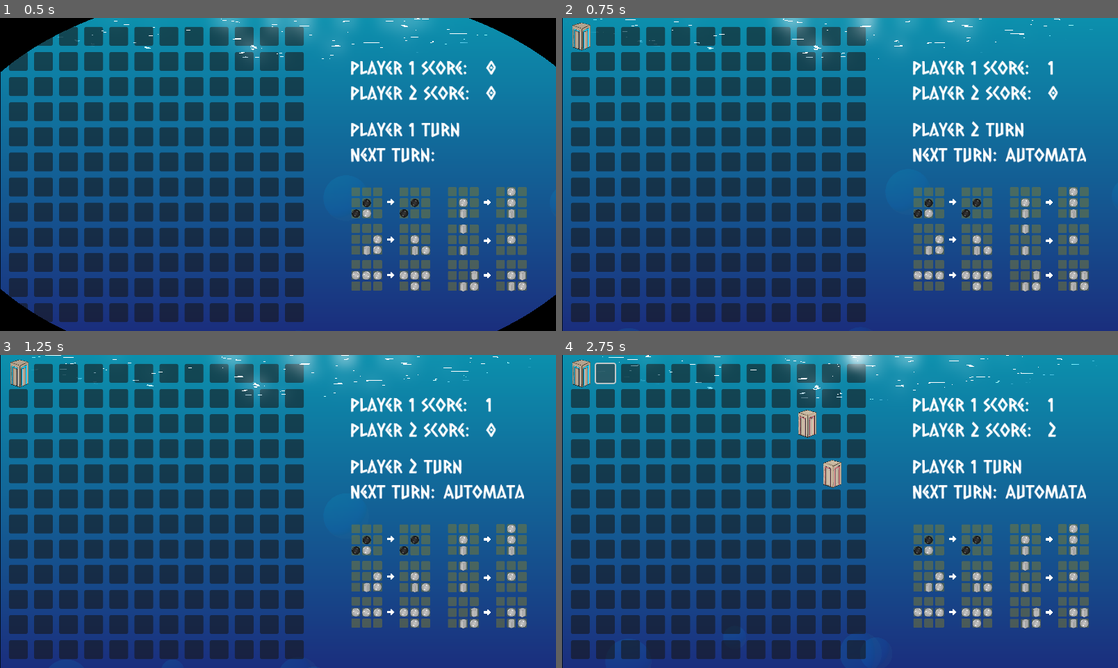
Above: before the commit, frames 1-4 (two rows, left to right).
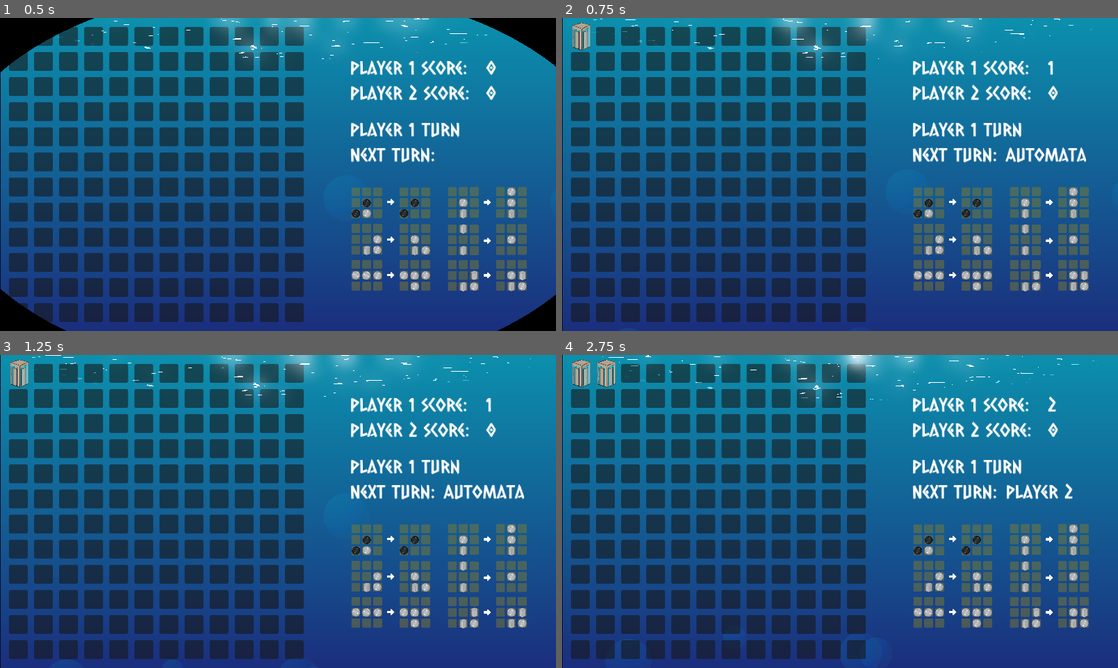
Above: after the commit, the same moments.

Repository: BeadsInCheese/CellularBubbleState
Game: Godot game, scene res://MainGame.tscn
Two runs of this game, one before a commit and one after it. Both use one fixed random seed, a clock stepped at 60 frames per second and the inputs below. This scene is started directly instead of the project's main scene.
Inputs (mouse positions are in pixels of both pictures, inside the frame that each line leads up to):
- Up to frame 1 (0.5 s): no input
- Up to frame 2 (0.75 s): click (578, 36) at 0.52 s
- Up to frame 3 (1.25 s): no input
- Up to frame 4 (2.75 s): click (606, 373) at 1.27 s; click (606, 373) at 2.02 s

Frame 1 is identical in both runs. In frame 2, 0.3% of the frame differs, in the area x 73-84%, y 32-39%; in frame 3, 0.3%; in frame 4, 1.4%, in the area x 5-95%, y 1-47%.

Commit message:
added quick and dirty multiplayer agent

Diff:
--- a/gamejam2025/AI/AgentBase.gd
+++ b/gamejam2025/AI/AgentBase.gd
@@ -1,7 +1,10 @@
 
 class_name AgentBase
 var isPlayer=false
+signal moveMade(board:Board)
 var playerType=1
+func init(board:Board):
+	pass
 func makeMove(observation:Board):
 	pass
 # Called when the node enters the scene tree for the first time.
--- a/gamejam2025/AI/AutomataAgent.gd
+++ b/gamejam2025/AI/AutomataAgent.gd
@@ -4,6 +4,7 @@
 # Called when the node enters the scene tree for the first time.
 func makeMove(observation:Board):
 	observation.automata_step()
+	moveMade.emit(observation)
 func _ready() -> void:
 	pass # Replace with function body.
 
--- /dev/null
+++ b/gamejam2025/AI/MultiplayerAgent.gd
@@ -0,0 +1,102 @@
+extends AgentBase
+class_name MultiplayerAgent
+
+
+var client = StreamPeerTCP.new()
+var connected = false
+func init(board:Board):
+	await connect_to_server("127.0.0.1")
+	await syncronizeTurnOrder(board)
+func syncronizeTurnOrder(board:Board):
+	while connected:
+		if client.get_available_bytes() >= 4:
+			client.poll()
+			var x=client.get_32()
+			print("got data: "+str(x))
+
+			board.p1AgentInstance.moveMade.connect(sendOb)
+			#board.p2AgentInstance.moveMade.connect(syncronize)
+
+			if(x==1):
+				var temp=board.p1AgentInstance
+
+				board.p1AgentInstance=board.p2AgentInstance
+				board.p2AgentInstance=temp
+				return
+			else:
+				return
+		else:		# Sleep for a short duration to avoid busy-waiting
+			await board.get_tree().get_frame()
+
+
+
+func connect_to_server(host: String) -> void:
+	var err = await client.connect_to_host(host, 25565)
+	if err == OK:
+		connected = true
+		print("Connected to server")
+	else:
+		print("Failed to connect to server")
+
+func _blocking_read(observation:Board):
+	while connected:
+		if client.get_available_bytes() >= 4:
+			print("message")
+			client.poll()
+			var x=client.get_32()
+			var v=client.get_32()
+			print("Received data: ", x,"  , ",v)
+			return [x,v]
+		else:
+			# Sleep for a short duration to avoid busy-waiting
+			await observation.get_tree().process_frame
+func sendOb(ob:Board):
+	send(ob.lastMove[0],ob.lastMove[1])
+func send(x:float,v:int) -> bool:
+	print("sending data...")
+	client.put_32(x)
+	client.put_32(v)
+	print("Sent integers: ", x, ", ", v)
+	return true
+	print("connection lost")
+	return false
+func syncronize(observation:Board):
+	print("syncronizing...")
+	var temp=await _blocking_read(observation)
+	if(temp[0]==-1):
+		print("INVALID")
+		syncronize(observation)
+		return
+		pass
+	print(temp)
+	if(true or observation.gridList[temp[0]].tileType==0):
+		observation.gridList[temp[0]].setTileType(observation.turnOrder[observation.currentTurn].playerType)
+		done=true
+	else:
+		print("DESYNC")
+
+# Called when the node enters the scene tree for the first time.
+var done=false
+func makeMove(observation:Board):
+	while !done and connected:
+		client.poll()
+		if client.get_available_bytes() >0:
+				print("message")
+				var x=client.get_32()
+				var v=client.get_32()
+				print("Received data: ", x,"  , ",v)
+				observation.gridList[x].setTileType(observation.turnOrder[observation.currentTurn].playerType)
+
+				return [x,v]
+		if(observation!=null):
+			await observation.get_tree().process_frame
+		else:
+			return
+	pass
+	#await send(observation.lastMove[0],observation.lastMove[1])
+	#await syncronize(observation)
+
+
+# Called every frame. 'delta' is the elapsed time since the previous frame.
+func _process(delta: float) -> void:
+	pass
--- a/gamejam2025/AI/PlayerAgent.gd
+++ b/gamejam2025/AI/PlayerAgent.gd
@@ -6,9 +6,12 @@
 func makeMove(observation:Board):
 	makingMove=true
 	while makingMove:
-		await observation.get_tree().process_frame
+		if(observation!=null):
+			await observation.get_tree().process_frame
+		else:
+			return
 		#print((makingMove))
-
+	moveMade.emit(observation)
 func _ready() -> void:
 	pass
 
--- a/gamejam2025/AI/RandomAIAgent.gd
+++ b/gamejam2025/AI/RandomAIAgent.gd
@@ -12,6 +12,7 @@
 			if(offset>100000):
 				return
 	observation.gridList[(x+offset-1)%len(observation.gridList)].setTileType(playerType)
+	moveMade.emit(observation)
 # Called when the node enters the scene tree for the first time.
 func _ready() -> void:
 	pass # Replace with function body.
--- a/gamejam2025/Grid.gd
+++ b/gamejam2025/Grid.gd
@@ -16,8 +16,10 @@
 var currentTurn=0
 var player1Score = 0
 var player2Score = 0
+
+var lastMove=[-1,-1]
 var player1Agent=load("res://AI/PlayerAgent.gd")
-var player2Agent=load("res://AI/RandomAIAgent.gd")
+var player2Agent=load("res://AI/MultiplayerAgent.gd")
 var automataAgent=load("res://AI/AutomataAgent.gd").new()
 
 func isEnd()->bool:
@@ -61,25 +63,32 @@
 	var new_cursor_image =p1cursor if(turnOrder[currentTurn].playerType==Players.PLAYER1) else p2cursor
 	Input.set_custom_mouse_cursor(new_cursor_image, Input.CURSOR_ARROW, Vector2(15,15))
 # Called when the node enters the scene tree for the first time.
+var p1AgentInstance
+var p2AgentInstance
 func _ready() -> void:
 	for i in range(xsize):
 		for j in range(ysize):
 			var x:Bubble=bubble.instantiate()
 			x.tileType=0
-
+			x.tileIndex=j+i*xsize
 			add_child(x)
 			gridList.append(x)
 
 
-	var x:AgentBase=player1Agent.new()
-	x.playerType=Players.PLAYER1
-	var y:AgentBase=player2Agent.new()
-	y.playerType=Players.PLAYER2
-	turnOrder.append(x)
-	turnOrder.append(y)
+	p1AgentInstance=player1Agent.new()
+	p1AgentInstance.playerType=Players.PLAYER1
+	p2AgentInstance=player2Agent.new()
+	p2AgentInstance.playerType=Players.PLAYER2
+	await p1AgentInstance.init(self)
+	await p2AgentInstance.init(self)
+	print("oh oooooo")
+
+
+	turnOrder.append(p1AgentInstance)
+	turnOrder.append(p2AgentInstance)
 	turnOrder.append(automataAgent)
-	turnOrder.append(y)
-	turnOrder.append(x)
+	turnOrder.append(p2AgentInstance)
+	turnOrder.append(p1AgentInstance)
 	turnOrder.append(automataAgent)
 	for i in turnOrder:
 		print(i.get_custom_class_name())
--- a/gamejam2025/bubble.gd
+++ b/gamejam2025/bubble.gd
@@ -2,7 +2,7 @@
 class_name Bubble
 var tileType=1
 var board:Board
-
+var tileIndex=0
 func setTileType(type):
 	tileType=type
 	update_gfx(tileType)
@@ -59,6 +59,7 @@
 	if(board.turnOrder[board.currentTurn].get_is_player()==true):
 		#print(tileType)
 		setTileType(board.turnOrder[board.currentTurn].playerType)
+		board.lastMove=[tileIndex,board.turnOrder[board.currentTurn].playerType]
 		board.turnOrder[board.currentTurn].makingMove=false
 
 	pass # Replace with function body.
--- a/gamejam2025/project.godot
+++ b/gamejam2025/project.godot
@@ -22,10 +22,6 @@
 Settings="*res://Settings.gd"
 SceneNavigation="*res://Scenes/SceneNavigation.gd"
 
-[debug]
-
-settings/stdout/print_fps=true
-
 [display]
 
 window/stretch/mode="canvas_items"
